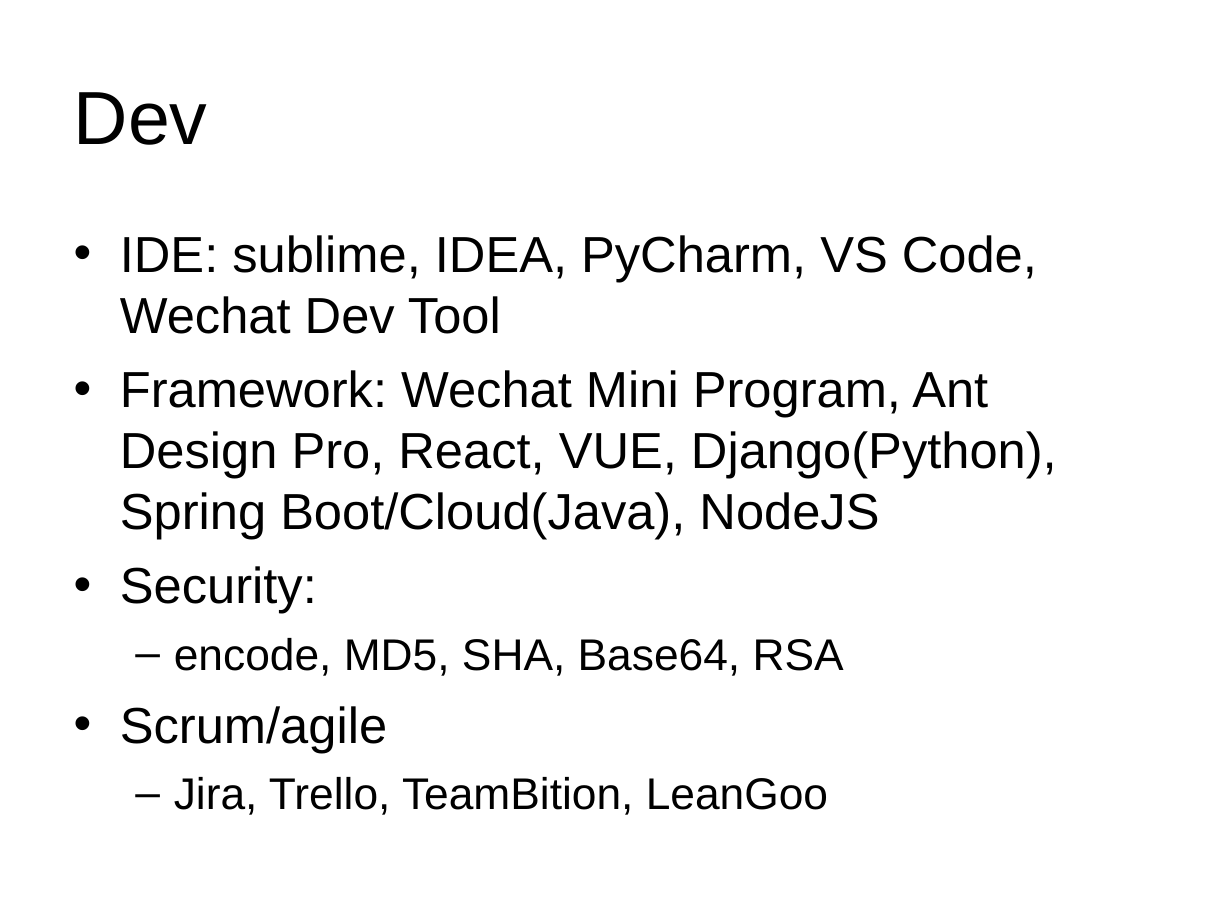
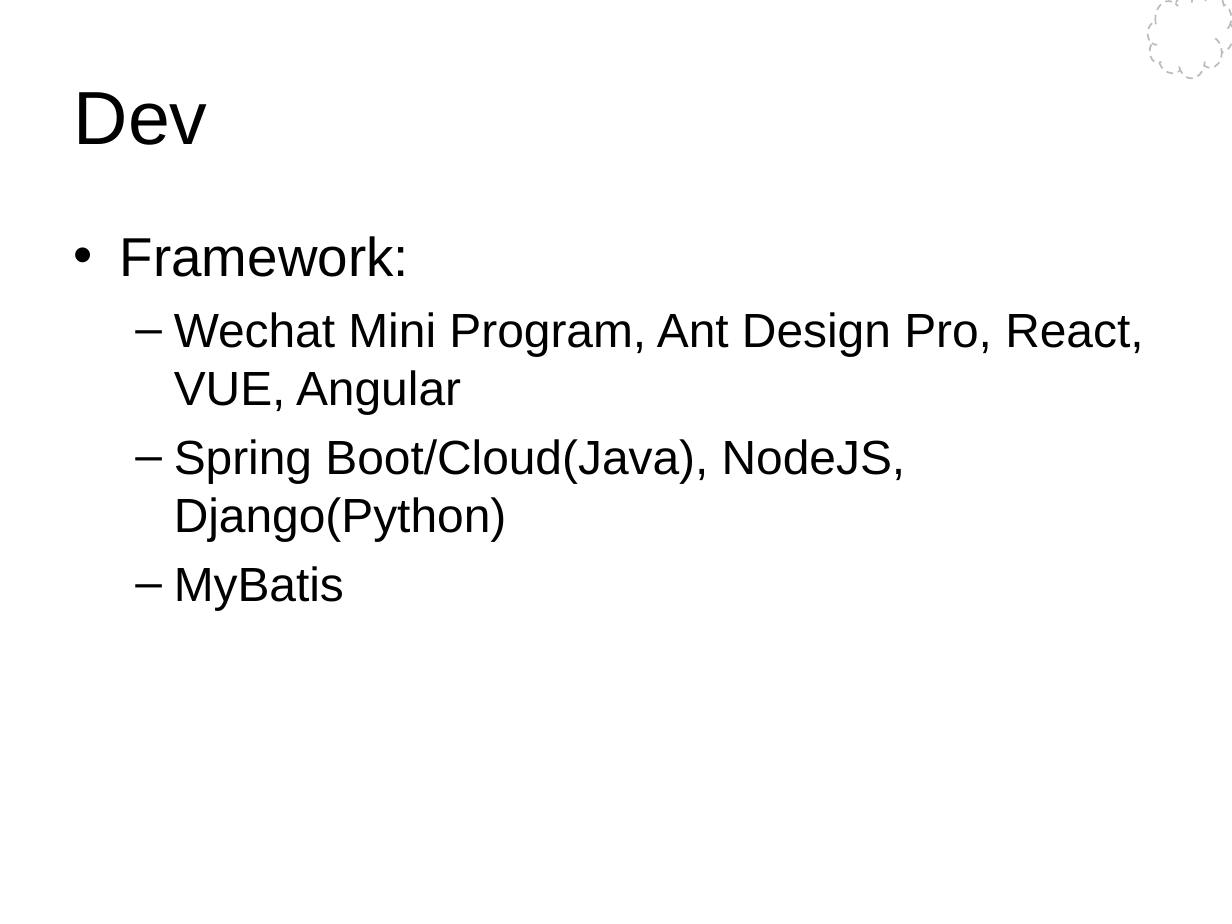
Before and after one commit to Wang-Ray/notes, a slide deck: slide 18 of Architect.ppt (slide 7 before the commit). Drawn at 1232x924 pixels with LibreOffice and Linux fonts; fonts in the diff are those of the drawing; background and template pictures are left out. Boxes give left, top, right and bottom in pixels: in the first picture for what was removed or moved away, otherwise in the second. Text is boxed around its words. In the diff, an @@ line names an element or a change of style, - is before the commit and + after.

```diff
--- a/Architect.ppt
+++ b/Architect.ppt
@@ freeform shape added at bbox=[1148, 0, 1232, 79], fill #FFFFFF, outline #BCBCBC 0.99 pt dashed @@
@@ text at bbox=[120, 236, 1143, 610]: text changed; size 29.6 to 28 pt @@
-• IDE: sublime, IDEA, PyCharm, VS Code, Wechat Dev Tool
-• Framework: Wechat Mini Program, Ant Design Pro, React, VUE, Django(Python), Spring Boot/Cloud(Java), NodeJS
-• Security:
-  – encode, MD5, SHA, Base64, RSA
-• Scrum/agile
-  – Jira, Trello, TeamBition, LeanGoo
+• Framework:
+  – Wechat Mini Program, Ant Design Pro, React, VUE, Angular
+  – Spring Boot/Cloud(Java), NodeJS, Django(Python)
+  – MyBatis
```
Also in this commit, not shown: 3 other slides changed, 26 slides added, 5 slides removed.
